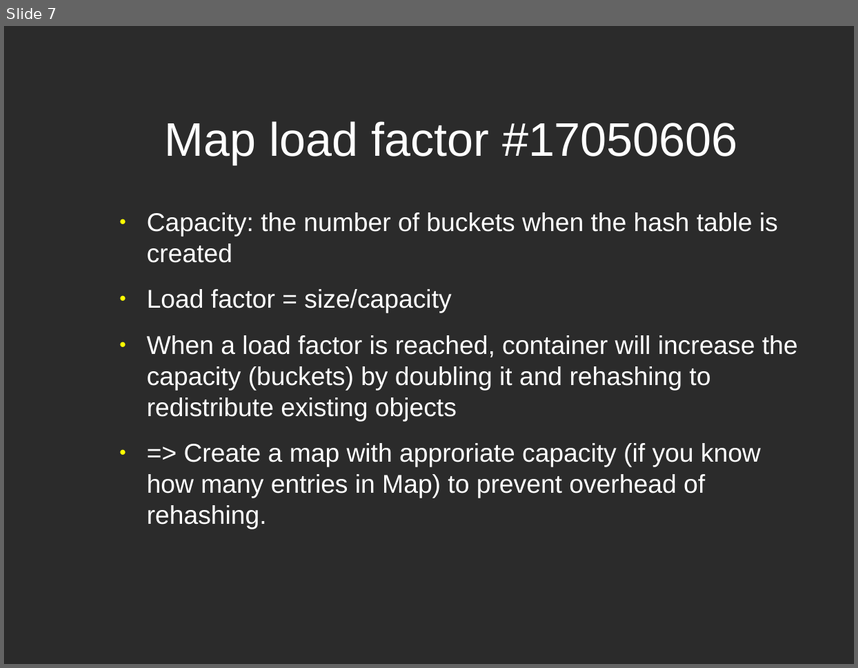
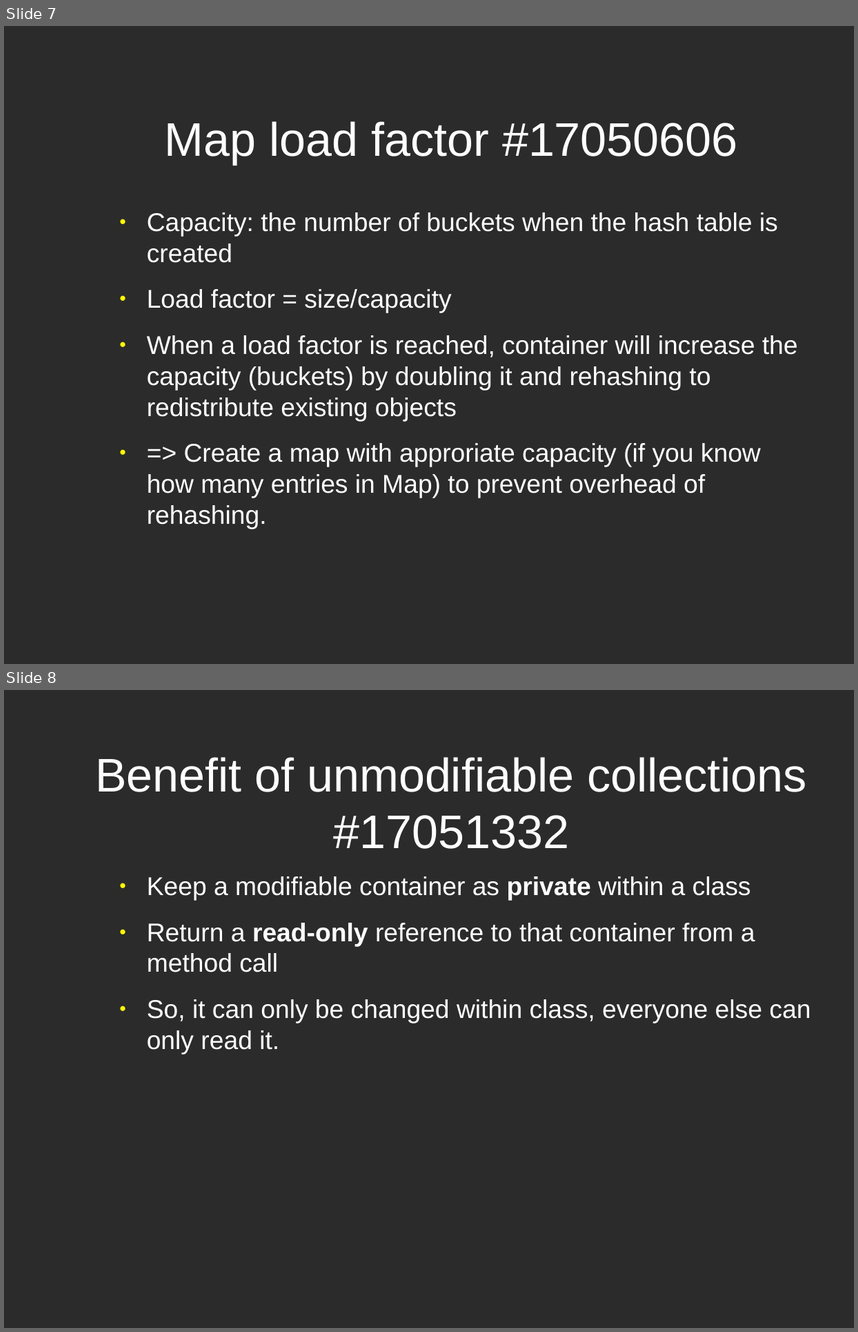
Before and after one commit to pirent/sync-me, a slide deck: fzf/presentation-files/java-tips-presentation-file.odp. Shown one above the other, each under a label of ours: slide 7 before the commit, slides 7 and 8 after it. The pictures are 858x668 and 858x1332 pixels, drawn with LibreOffice and Linux fonts; fonts in the diff are those of the drawing; background and template pictures are left out; a plain dark background stands for a picture behind light text. Boxes give left, top, right and bottom in pixels: in the first picture for what was removed or moved away, otherwise in the second. Text is boxed around its words. In the diff, an @@ line names an element or a change of style, - is before the commit and + after.

```diff
--- a/fzf/presentation-files/java-tips-presentation-file.odp
+++ b/fzf/presentation-files/java-tips-presentation-file.odp
@@ slide 8 added at bbox=[4, 690, 854, 1328], background picture (left out) @@
@@ title added at bbox=[95, 757, 807, 849], 44 pt, text #FFFFFF @@
+Benefit of unmodifiable collections #17051332
@@ text added at bbox=[147, 876, 811, 1054], 24 pt, text #FFFFFF @@
+● Keep a modifiable container as private within a class
+● Return a read-only reference to that container from a method call
+● So, it can only be changed within class, everyone else can only read it.
```
Also in this commit, not shown: 3 other files.
